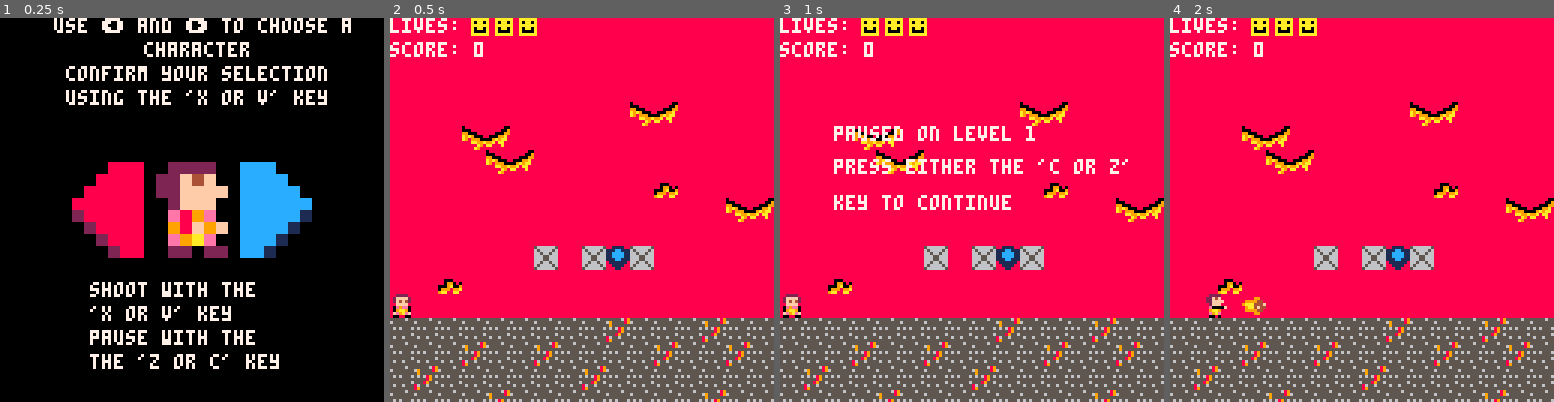
Above: before the commit, frames 1-4 (left to right).
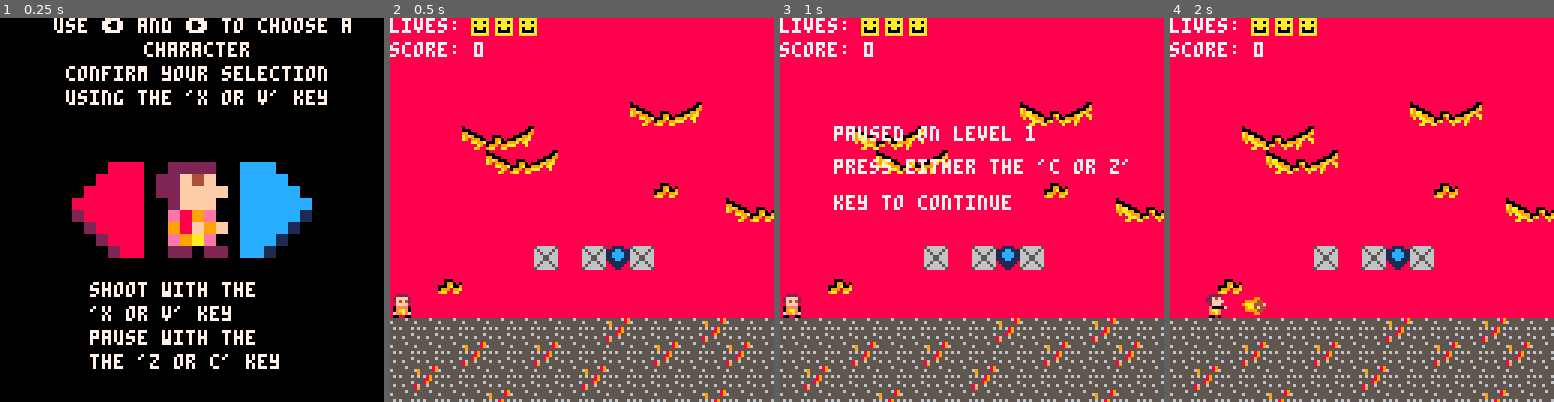
Above: after the commit, the same moments.

Repository: Chriswarkidd/Fall2018_GameDesign
Game: PICO-8 cartridge final.p8
Same seed, same stepped clock (60 frames per second), same inputs: the game is played once before the commit and once after it.
Inputs:
- Up to frame 1 (0.25 s): no input
- Up to frame 2 (0.5 s): tap X (X key) at 0.33 s
- Up to frame 3 (1 s): tap O (Z key) at 0.7 s
- Up to frame 4 (2 s): tap X (X key) at 1.07, 1.85 s; hold Right from 1.6 s (still down); tap O (Z key) at 1.7 s

Frame 1 is identical in both runs. In frame 2, 1.5% of the frame differs, in the area x 25-100%, y 21-54%; in frame 3, 1.5%; in frame 4, 1.8%, in the area x 18-100%, y 21-54%.

Commit message:
Hopefully animated lava

Diff:
--- a/final.p8
+++ b/final.p8
@@ -67,6 +67,15 @@
 	flip = false,
 	sprites = {}
 }
+background_lava = {
+    spr_num = 72,
+    spr_switch = 104,
+    w = 3,
+    h = 1,
+    update_cnt = 0,
+    switch = false,
+    sprites = {}
+}
 flag_x = 0
 flag_max_y = 0
 level_end = false
@@ -274,6 +283,7 @@
 function set_map()
    	bads = {}
 	lava_geysers.sprites = {}
+    background_lava.sprites = {}
    	local index = 0
     for i=0,127 do
         for j=0,16 do
@@ -296,6 +306,10 @@
 				add(lava_geysers.sprites, {x = i*8, y = (j)*8})
 				mset(i, j+current_floor, 64)
 			end
+            if sprite == background_lava.spr_num then
+                add(background_lava.sprites, {x = i*8, y = j*8})
+                mset(i, j+current_floor, 64)
+            end
         end
     end
 end
@@ -474,13 +488,13 @@
 		local map_y = powerup_cell.y
 		printh(map_x)
 		printh(map_y)
-		if check_flag_map(map_x, map_y, 2) and check_flag_map(map_x, map_y, 4) then --Sheild
+		if check_flag_map(map_x, map_y, 2) and check_flag_map(map_x, map_y, 4) then --sheild
             powerup_shield(anim_time)
 		elseif check_flag_map(map_x, map_y, 2) and not check_flag_map(map_x, map_y, 4) then -- health
             powerup_health()
-		elseif check_flag_map(map_x, map_y, 4) and not check_flag_map(map_x, map_y, 2) then -- Speed
+		elseif check_flag_map(map_x, map_y, 4) and not check_flag_map(map_x, map_y, 2) then -- speed
             powerup_speed(anim_time)
-		elseif check_flag_map(map_x, map_y, 5) then --Rapid Fire
+		elseif check_flag_map(map_x, map_y, 5) then --rapid fire
             powerup_rapidfire(anim_time)
         end
 
@@ -526,6 +540,7 @@
     move_opposition()
 	move_projectiles()
 	update_lava_geysers()
+    animate_lava()
 	if current_level == 4 and boss_intro_time == 0 and boss.health > 0 then
 		update_boss()
 		boss_ai()
@@ -541,7 +556,7 @@
 	return null
 end
 
---Power-ups
+--power-ups
 function powerup_shield(anim_time)
     if(time() < anim_time) then
         shield_on = true
@@ -642,7 +657,7 @@
 end
 
 --[[
-	Check if the two sprites are inside one another.
+	check if the two sprites are inside one another.
 	x1 - x position of sprite 1
 	y1 - y position of sprite 1
 	sx1 - starting x of sprite 1
@@ -843,6 +858,15 @@
 --temp blank for the moment
 	music(-1, 500)
 end
+
+function animate_lava()
+    background_lava.update_cnt += 1
+	if background_lava.update_cnt % 12 == 0 then
+		background_lava.update_cnt = 0
+		background_lava.switch = not background_lava.switch
+	end
+end
+
 function draw_game()
     if lives > 0 and boss.health > 0 then
         if player.x - 60 > camerax then
@@ -861,6 +885,13 @@
 		for lg in all(lava_geysers.sprites) do
 			spr(lava_geysers.spr_num, lg.x, lg.y+8, 1, 1, lava_geysers.flip)
 		end
+        for bl in all(background_lava.sprites) do
+            if background_lava.switch then
+                spr(background_lava.spr_switch, bl.x, bl.y+8, background_lava.w, background_lava.h)
+            else
+                spr(background_lava.spr_num, bl.x, bl.y+8, background_lava.w, background_lava.h)
+            end
+        end
         print("lives: ",camerax,cameray,7)
         for i=1,lives do
             spr(3, camerax + 18 + (8*i), cameray-1)
